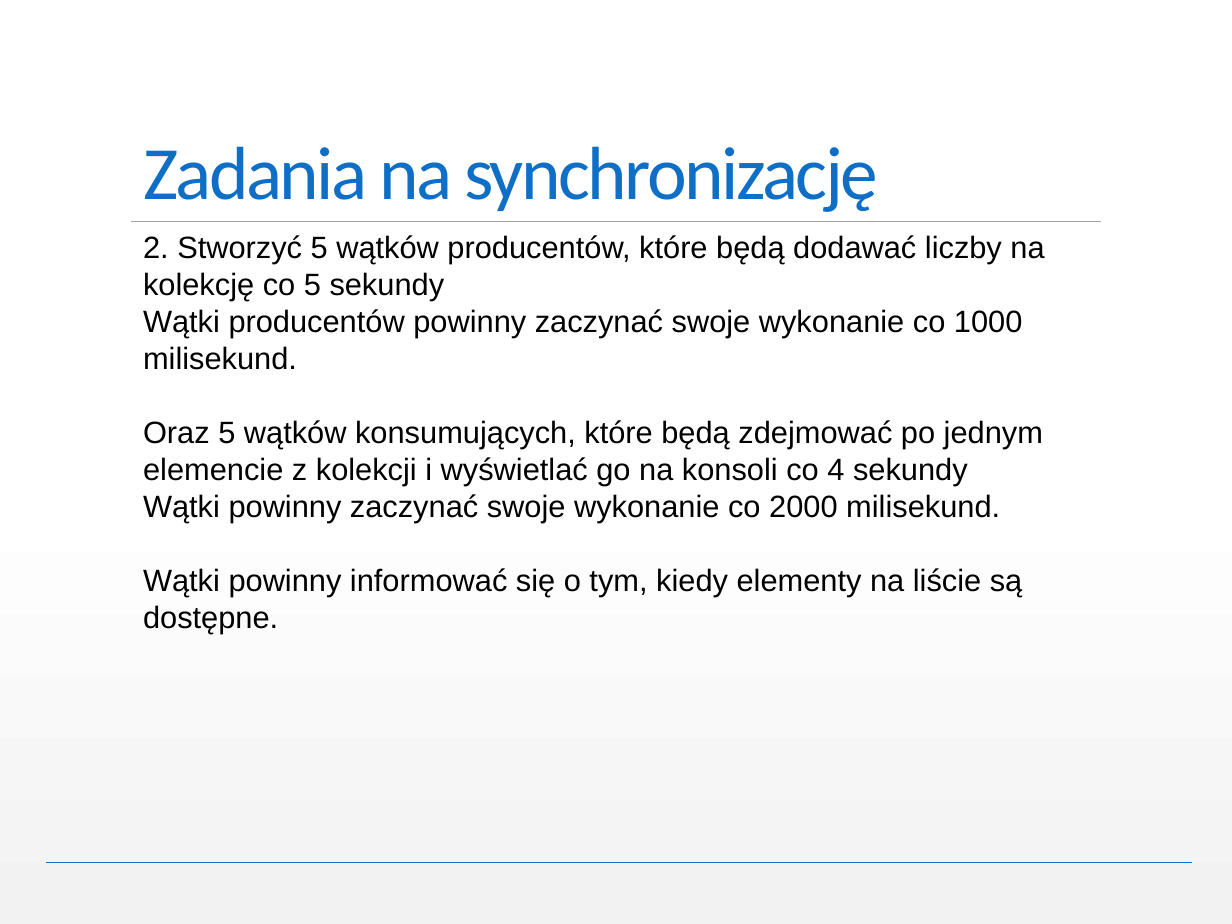
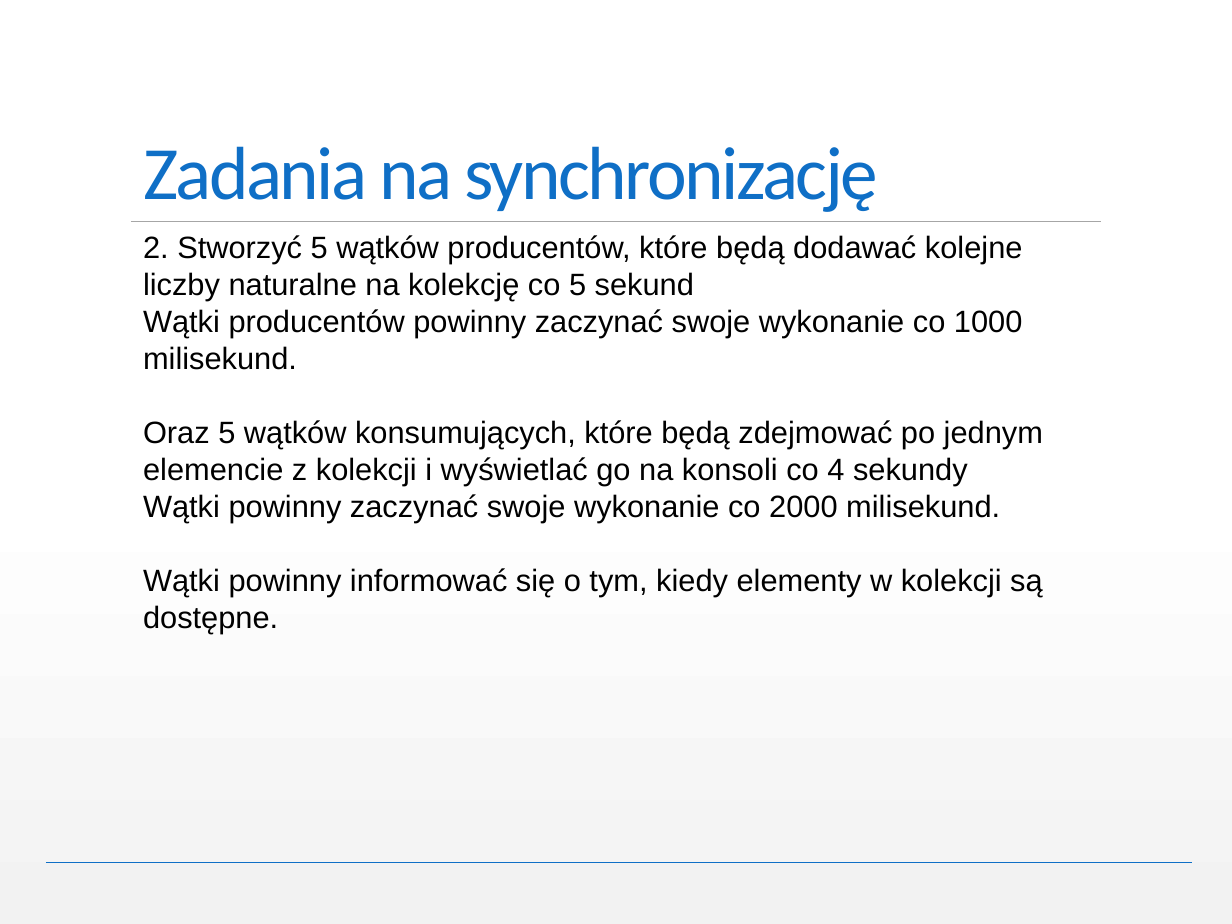
Before and after one commit to miloszzieba/.NetAdvanced, a slide deck: slide 47 of NET Framework Advanced.pptx. Drawn at 1232x924 pixels with LibreOffice and Linux fonts; fonts in the diff are those of the drawing. Boxes give left, top, right and bottom in pixels: in the first picture for what was removed or moved away, otherwise in the second. Text is boxed around its words. In the diff, an @@ line names an element or a change of style, - is before the commit and + after.

```diff
--- a/NET Framework Advanced.pptx
+++ b/NET Framework Advanced.pptx
@@ text at [143, 235, 1043, 633]: text changed @@
-2. Stworzyć 5 wątków producentów, które będą dodawać liczby na kolekcję co 5 sekundy
-Wątki producentów powinny zaczynać swoje wykonanie co 1000 milisekund.
-Oraz 5 wątków konsumujących, które będą zdejmować po jednym elemencie z kolekcji i wyświetlać go na konsoli co 4 sekundy
-Wątki powinny zaczynać swoje wykonanie co 2000 milisekund.
-Wątki powinny informować się o tym, kiedy elementy na liście są dostępne.
+2. Stworzyć 5 wątków producentów, które będą dodawać kolejne liczby naturalne na kolekcję co 5 sekund
+Wątki producentów powinny zaczynać swoje wykonanie co 1000 milisekund.
+Oraz 5 wątków konsumujących, które będą zdejmować po jednym elemencie z kolekcji i wyświetlać go na konsoli co 4 sekundy
+Wątki powinny zaczynać swoje wykonanie co 2000 milisekund.
+Wątki powinny informować się o tym, kiedy elementy w kolekcji są dostępne.
```
Also in this commit, not shown: 3 other slides changed, 3 slides added.
